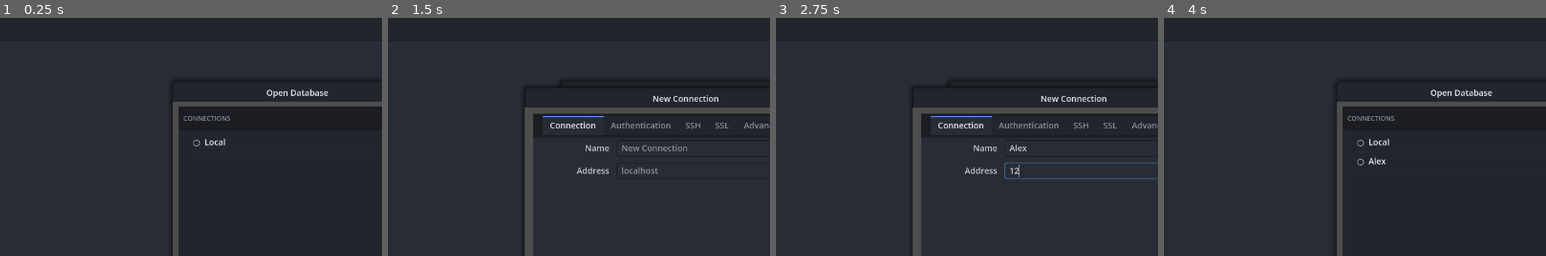
Above: before the commit, frames 1-4 (left to right).
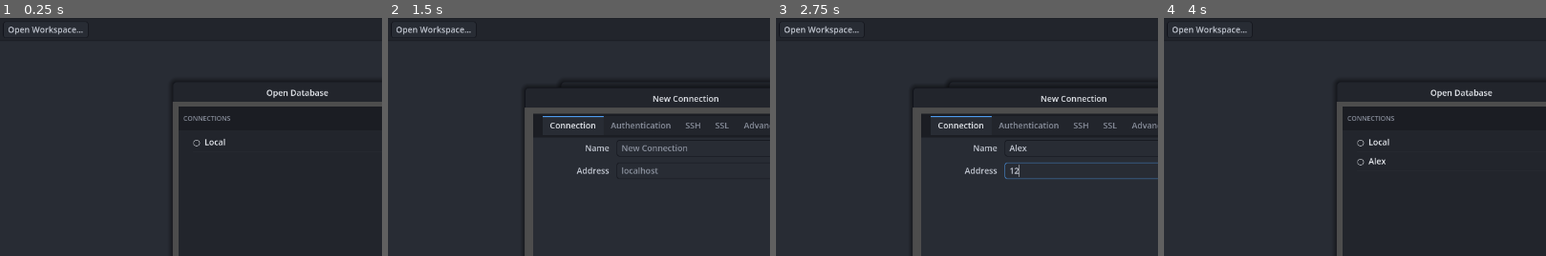
Above: after the commit, the same moments.

Repository: pierre-lehnen-rc/debris
Game: Godot game, scene res://source/ui/main.tscn
Same seed, same stepped clock (60 frames per second), same inputs: the game is played once before the commit and once after it.
Inputs (mouse positions are % of the whole screen's width and height, from its top left):
- Up to frame 1 (0.25 s): no input
- Up to frame 2 (1.5 s): click "Open Database…" at 0.5 s; click "+" at 1.25 s
- Up to frame 3 (2.75 s): click (55, 30) at 2.02 s; type "Alex" at 2.1 s; click (52, 34) at 2.25 s; type "12" at 2.33 s
- Up to frame 4 (4 s): click (17, 5) at 2.75 s, where only the run after the commit has a clickable "Open Workspace…"; click "Save" at 3.5 s
The pictures show only the part of the screen within x 11-61%, y 2-52%; the shares and areas given below are measured in that part.

The runs differ from the first frame. In frame 1, 0.3% of the frame differs, in the area x 2-22%, y 3-8%; in frame 2, 0.3%; in frame 3, 0.3%; in frame 4, 0.3%.

Commit message:
Add "Open Workspace" toolbar button and Rocket.Chat workspace picker
Introduces a Rocket.Chat workspace concept alongside Mongo databases:
- WorkspacePicker lists configured workspaces (add/edit/remove), mirroring
  the connection picker; WorkspaceDialog gathers name/URL/User ID/token.
- WorkspaceTab is a placeholder landing page, groundwork for the upcoming
  tailored API client.
- Wired into Main via a new toolbar button and File > Open Workspace; both
  database and workspace tabs share the (renamed) MainTabs container.

Co-Authored-By: Claude Opus 4.7 <noreply@anthropic.com>

Diff:
--- /dev/null
+++ b/client/source/ui/dialogs/workspace_dialog.gd
@@ -0,0 +1,82 @@
+class_name WorkspaceDialog
+extends Window
+
+## Add/Edit dialog for a Rocket.Chat workspace, modeled on the Mongo connection
+## dialog. It only gathers a config Dictionary (name, server URL and Personal
+## Access Token credentials) and emits `saved` / `updated`; actually talking to
+## the workspace's REST API comes later.
+
+signal saved(config: Dictionary)
+signal updated(index: int, config: Dictionary)
+
+@onready var _name_edit: LineEdit = %NameEdit
+@onready var _url_edit: LineEdit = %UrlEdit
+@onready var _user_id_edit: LineEdit = %UserIdEdit
+@onready var _token_edit: LineEdit = %TokenEdit
+@onready var _status: Label = %Status
+@onready var _save_btn: Button = %SaveBtn
+@onready var _cancel_btn: Button = %CancelBtn
+
+var _edit_index := -1  # >= 0 when editing an existing workspace
+
+
+func _ready() -> void:
+	_status.add_theme_color_override("font_color", AppTheme.TEXT_DIM)
+	_save_btn.add_theme_color_override("font_color", AppTheme.ACCENT)
+
+
+# Public API ------------------------------------------------------------------
+func open_new() -> void:
+	_reset()
+	_edit_index = -1
+	title = "New Workspace"
+	popup_centered(Vector2i(480, 280))
+
+
+func open_edit(index: int, config: Dictionary) -> void:
+	_reset()
+	_edit_index = index
+	title = "Edit Workspace"
+	_name_edit.text = config.get("name", "")
+	_url_edit.text = config.get("url", "")
+	_user_id_edit.text = config.get("user_id", "")
+	_token_edit.text = config.get("token", "")
+	popup_centered(Vector2i(480, 280))
+
+
+# Helpers ---------------------------------------------------------------------
+func _reset() -> void:
+	_name_edit.text = ""
+	_url_edit.text = ""
+	_user_id_edit.text = ""
+	_token_edit.text = ""
+	_status.text = ""
+
+
+func _gather() -> Dictionary:
+	var url := _url_edit.text.strip_edges()
+	var display_name := _name_edit.text.strip_edges()
+	if display_name.is_empty():
+		display_name = url
+	return {
+		"name": display_name,
+		"url": url,
+		"user_id": _user_id_edit.text.strip_edges(),
+		"token": _token_edit.text,
+	}
+
+
+# Actions ---------------------------------------------------------------------
+func _on_save() -> void:
+	if _url_edit.text.strip_edges().is_empty():
+		_status.text = "A server URL is required."
+		return
+	if _edit_index >= 0:
+		updated.emit(_edit_index, _gather())
+	else:
+		saved.emit(_gather())
+	hide()
+
+
+func _on_cancel() -> void:
+	hide()
--- /dev/null
+++ b/client/source/ui/dialogs/workspace_dialog.tscn
@@ -0,0 +1,104 @@
+[gd_scene format=3]
+
+[ext_resource type="Theme" path="res://source/ui/theme/app_theme.tres" id="1_theme"]
+[ext_resource type="Script" path="res://source/ui/dialogs/workspace_dialog.gd" id="2_wsdlg"]
+
+[node name="WorkspaceDialog" type="Window"]
+title = "New Workspace"
+size = Vector2i(480, 280)
+visible = false
+transient = true
+exclusive = true
+min_size = Vector2i(420, 260)
+theme = ExtResource("1_theme")
+script = ExtResource("2_wsdlg")
+
+[node name="Margin" type="MarginContainer" parent="."]
+anchors_preset = 15
+anchor_right = 1.0
+anchor_bottom = 1.0
+theme_override_constants/margin_left = 14
+theme_override_constants/margin_top = 10
+theme_override_constants/margin_right = 14
+theme_override_constants/margin_bottom = 12
+
+[node name="Col" type="VBoxContainer" parent="Margin"]
+layout_mode = 2
+theme_override_constants/separation = 12
+
+[node name="Grid" type="GridContainer" parent="Margin/Col"]
+layout_mode = 2
+size_flags_vertical = 3
+theme_override_constants/h_separation = 12
+theme_override_constants/v_separation = 10
+columns = 2
+
+[node name="NameLabel" type="Label" parent="Margin/Col/Grid"]
+custom_minimum_size = Vector2(120, 0)
+layout_mode = 2
+text = "Name"
+horizontal_alignment = 2
+
+[node name="NameEdit" type="LineEdit" parent="Margin/Col/Grid"]
+unique_name_in_owner = true
+layout_mode = 2
+size_flags_horizontal = 3
+placeholder_text = "New Workspace"
+
+[node name="UrlLabel" type="Label" parent="Margin/Col/Grid"]
+custom_minimum_size = Vector2(120, 0)
+layout_mode = 2
+text = "Server URL"
+horizontal_alignment = 2
+
+[node name="UrlEdit" type="LineEdit" parent="Margin/Col/Grid"]
+unique_name_in_owner = true
+layout_mode = 2
+size_flags_horizontal = 3
+placeholder_text = "https://your.rocket.chat"
+
+[node name="UserIdLabel" type="Label" parent="Margin/Col/Grid"]
+custom_minimum_size = Vector2(120, 0)
+layout_mode = 2
+text = "User ID"
+horizontal_alignment = 2
+
+[node name="UserIdEdit" type="LineEdit" parent="Margin/Col/Grid"]
+unique_name_in_owner = true
+layout_mode = 2
+size_flags_horizontal = 3
+
+[node name="TokenLabel" type="Label" parent="Margin/Col/Grid"]
+custom_minimum_size = Vector2(120, 0)
+layout_mode = 2
+text = "Access Token"
+horizontal_alignment = 2
+
+[node name="TokenEdit" type="LineEdit" parent="Margin/Col/Grid"]
+unique_name_in_owner = true
+layout_mode = 2
+size_flags_horizontal = 3
+secret = true
+
+[node name="Buttons" type="HBoxContainer" parent="Margin/Col"]
+layout_mode = 2
+theme_override_constants/separation = 8
+
+[node name="Status" type="Label" parent="Margin/Col/Buttons"]
+unique_name_in_owner = true
+layout_mode = 2
+size_flags_horizontal = 3
+
+[node name="SaveBtn" type="Button" parent="Margin/Col/Buttons"]
+unique_name_in_owner = true
+layout_mode = 2
+text = "Save"
+
+[node name="CancelBtn" type="Button" parent="Margin/Col/Buttons"]
+unique_name_in_owner = true
+layout_mode = 2
+text = "Cancel"
+
+[connection signal="close_requested" from="." to="." method="_on_cancel"]
+[connection signal="pressed" from="Margin/Col/Buttons/SaveBtn" to="." method="_on_save"]
+[connection signal="pressed" from="Margin/Col/Buttons/CancelBtn" to="." method="_on_cancel"]
--- /dev/null
+++ b/client/source/ui/dialogs/workspace_picker.gd
@@ -0,0 +1,170 @@
+class_name WorkspacePicker
+extends Window
+
+## Popup that lists the configured Rocket.Chat workspaces and lets the user open
+## one. Opened from the toolbar. Owns the runtime workspace list; add/edit are
+## delegated to the workspace dialog (routed through Main), remove is handled
+## inline. Picking a workspace emits `workspace_selected` so Main can open a
+## workspace tab for it.
+
+signal workspace_selected(workspace: Dictionary)
+signal add_workspace_requested()
+signal edit_workspace_requested(index: int, config: Dictionary)
+signal status_changed(text: String)
+
+const META_INDEX := "ws_index"
+const ICON_WORKSPACE := preload("res://source/ui/icons/database.svg")
+const ICON_SIZE := 16
+
+enum Action { OPEN, EDIT, REMOVE }
+
+@onready var _header: PanelContainer = %Header
+@onready var _title: Label = %Title
+@onready var _tree: Tree = %Tree
+@onready var _context_menu: PopupMenu = %ContextMenu
+@onready var _open_btn: Button = %OpenBtn
+
+var _menu_target := -1
+# Runtime list of workspace configs (added/edited via the workspace dialog).
+var _workspaces: Array = []
+
+
+func _ready() -> void:
+	# Seed a localhost workspace so there's something to start from.
+	_workspaces = [{
+		"name": "Local",
+		"url": "http://localhost:3000",
+		"user_id": "",
+		"token": "",
+	}]
+	_apply_style()
+	_populate()
+
+
+func open() -> void:
+	popup_centered(Vector2i(420, 420))
+	_open_btn.disabled = _selected_index() < 0
+
+
+# Public mutations (called by Main after the workspace dialog) -----------------
+func add_workspace(config: Dictionary) -> void:
+	_workspaces.append({
+		"name": config.get("name", "New Workspace"),
+		"url": config.get("url", ""),
+		"user_id": config.get("user_id", ""),
+		"token": config.get("token", ""),
+	})
+	_populate()
+
+
+func update_workspace(index: int, config: Dictionary) -> void:
+	if index < 0 or index >= _workspaces.size():
+		return
+	_workspaces[index] = {
+		"name": config.get("name", _workspaces[index]["name"]),
+		"url": config.get("url", _workspaces[index]["url"]),
+		"user_id": config.get("user_id", _workspaces[index].get("user_id", "")),
+		"token": config.get("token", _workspaces[index].get("token", "")),
+	}
+	_populate()
+
+
+func _apply_style() -> void:
+	var sb := AppTheme._flat(AppTheme.BG_DARKEST, 0)
+	sb.content_margin_left = 8
+	sb.content_margin_right = 6
+	sb.content_margin_top = 6
+	sb.content_margin_bottom = 6
+	_header.add_theme_stylebox_override("panel", sb)
+
+	_title.add_theme_color_override("font_color", AppTheme.TEXT_DIM)
+	_title.add_theme_font_size_override("font_size", 11)
+
+
+func _populate() -> void:
+	_tree.clear()
+	var root := _tree.create_item()
+	for wi in _workspaces.size():
+		var ws: Dictionary = _workspaces[wi]
+		var item := _tree.create_item(root)
+		item.set_text(0, ws["name"])
+		item.set_tooltip_text(0, ws["url"])
+		item.set_custom_color(0, AppTheme.TEXT_BRIGHT)
+		item.set_icon(0, ICON_WORKSPACE)
+		item.set_icon_max_width(0, ICON_SIZE)
+		item.set_icon_modulate(0, AppTheme.TEXT)
+		item.set_metadata(0, {META_INDEX: wi})
+
+
+## Wired in workspace_picker.tscn from the header "+" button.
+func _on_add_pressed() -> void:
+	add_workspace_requested.emit()
+
+
+# Selection / activation ------------------------------------------------------
+## The index of the workspace currently selected in the tree, or -1.
+func _selected_index() -> int:
+	var item := _tree.get_selected()
+	if item == null:
+		return -1
+	var meta: Dictionary = item.get_metadata(0)
+	return meta.get(META_INDEX, -1)
+
+
+func _on_item_selected() -> void:
+	_open_btn.disabled = _selected_index() < 0
+
+
+func _on_nothing_selected() -> void:
+	_open_btn.disabled = true
+
+
+func _on_item_activated() -> void:
+	_open_selected()
+
+
+func _on_open_pressed() -> void:
+	_open_selected()
+
+
+func _open_selected() -> void:
+	var index := _selected_index()
+	if index < 0:
+		return
+	workspace_selected.emit(_workspaces[index])
+	hide()
+
+
+# Context menu ----------------------------------------------------------------
+func _on_item_mouse_selected(_pos: Vector2, mouse_button_index: int) -> void:
+	if mouse_button_index != MOUSE_BUTTON_RIGHT:
+		return
+	_menu_target = _selected_index()
+	if _menu_target < 0:
+		return
+	_context_menu.clear()
+	_context_menu.add_item("Open Workspace", Action.OPEN)
+	_context_menu.add_item("Edit Workspace…", Action.EDIT)
+	_context_menu.add_separator()
+	_context_menu.add_item("Remove Workspace", Action.REMOVE)
+	_context_menu.reset_size()
+	# Embedded sub-windows position popups in the parent viewport's space.
+	_context_menu.position = Vector2i(_tree.get_global_mouse_position())
+	_context_menu.popup()
+
+
+func _on_context_action(id: int) -> void:
+	if _menu_target < 0 or _menu_target >= _workspaces.size():
+		return
+	match id:
+		Action.OPEN:
+			workspace_selected.emit(_workspaces[_menu_target])
+			hide()
+		Action.EDIT:
+			edit_workspace_requested.emit(_menu_target, _workspaces[_menu_target].duplicate(true))
+		Action.REMOVE:
+			var removed: String = _workspaces[_menu_target].get("name", "")
+			_workspaces.remove_at(_menu_target)
+			_populate()
+			_open_btn.disabled = true
+			status_changed.emit("Removed workspace '%s'" % removed)
--- /dev/null
+++ b/client/source/ui/dialogs/workspace_picker.tscn
@@ -0,0 +1,86 @@
+[gd_scene format=3]
+
+[ext_resource type="Theme" path="res://source/ui/theme/app_theme.tres" id="1_theme"]
+[ext_resource type="Script" path="res://source/ui/dialogs/workspace_picker.gd" id="2_wspick"]
+
+[node name="WorkspacePicker" type="Window"]
+title = "Open Workspace"
+size = Vector2i(420, 420)
+visible = false
+transient = true
+min_size = Vector2i(360, 320)
+theme = ExtResource("1_theme")
+script = ExtResource("2_wspick")
+
+[node name="Margin" type="MarginContainer" parent="."]
+anchors_preset = 15
+anchor_right = 1.0
+anchor_bottom = 1.0
+theme_override_constants/margin_left = 10
+theme_override_constants/margin_top = 8
+theme_override_constants/margin_right = 10
+theme_override_constants/margin_bottom = 10
+
+[node name="Box" type="VBoxContainer" parent="Margin"]
+layout_mode = 2
+theme_override_constants/separation = 8
+
+[node name="Panel" type="PanelContainer" parent="Margin/Box"]
+layout_mode = 2
+size_flags_vertical = 3
+
+[node name="Inner" type="VBoxContainer" parent="Margin/Box/Panel"]
+layout_mode = 2
+theme_override_constants/separation = 0
+
+[node name="Header" type="PanelContainer" parent="Margin/Box/Panel/Inner"]
+unique_name_in_owner = true
+layout_mode = 2
+
+[node name="Row" type="HBoxContainer" parent="Margin/Box/Panel/Inner/Header"]
+layout_mode = 2
+
+[node name="Title" type="Label" parent="Margin/Box/Panel/Inner/Header/Row"]
+unique_name_in_owner = true
+layout_mode = 2
+size_flags_horizontal = 3
+text = "WORKSPACES"
+
+[node name="AddBtn" type="Button" parent="Margin/Box/Panel/Inner/Header/Row"]
+layout_mode = 2
+tooltip_text = "New workspace"
+focus_mode = 0
+text = "+"
+
+[node name="Tree" type="Tree" parent="Margin/Box/Panel/Inner"]
+unique_name_in_owner = true
+layout_mode = 2
+size_flags_vertical = 3
+allow_rmb_select = true
+hide_root = true
+select_mode = 1
+
+[node name="Footer" type="HBoxContainer" parent="Margin/Box"]
+layout_mode = 2
+
+[node name="Spacer" type="Control" parent="Margin/Box/Footer"]
+layout_mode = 2
+size_flags_horizontal = 3
+
+[node name="OpenBtn" type="Button" parent="Margin/Box/Footer"]
+unique_name_in_owner = true
+layout_mode = 2
+disabled = true
+text = "Open Workspace"
+
+[node name="ContextMenu" type="PopupMenu" parent="."]
+unique_name_in_owner = true
+theme = ExtResource("1_theme")
+
+[connection signal="close_requested" from="." to="." method="hide"]
+[connection signal="pressed" from="Margin/Box/Panel/Inner/Header/Row/AddBtn" to="." method="_on_add_pressed"]
+[connection signal="item_activated" from="Margin/Box/Panel/Inner/Tree" to="." method="_on_item_activated"]
+[connection signal="item_selected" from="Margin/Box/Panel/Inner/Tree" to="." method="_on_item_selected"]
+[connection signal="nothing_selected" from="Margin/Box/Panel/Inner/Tree" to="." method="_on_nothing_selected"]
+[connection signal="item_mouse_selected" from="Margin/Box/Panel/Inner/Tree" to="." method="_on_item_mouse_selected"]
+[connection signal="id_pressed" from="ContextMenu" to="." method="_on_context_action"]
--- a/client/source/ui/main.gd
+++ b/client/source/ui/main.gd
@@ -1,13 +1,15 @@
 class_name Main
 extends Control
 
-## Application shell: menu bar, toolbar, a bottom-tabbed stack of database tabs,
-## and a status bar. Each database tab is bound to one database (its own
-## collection sidebar + query workspace). Databases are chosen from the
-## connection picker popup, opened from the toolbar or automatically when no
-## tabs are open. Layout lives in main.tscn (which also carries the theme).
+## Application shell: menu bar, toolbar, a bottom-tabbed stack of open tabs, and
+## a status bar. Tabs come in two kinds: a database tab (bound to one Mongo
+## database, with its own collection sidebar + query workspace) chosen from the
+## connection picker, and a Rocket.Chat workspace tab chosen from the workspace
+## picker. Both pickers open from the toolbar; the database picker also opens
+## automatically when no tabs are open. Layout lives in main.tscn (theme too).
 
 const DATABASE_TAB_SCENE := preload("res://source/ui/database/database_tab.tscn")
+const WORKSPACE_TAB_SCENE := preload("res://source/ui/workspace/workspace_tab.tscn")
 
 @onready var _background: ColorRect = %Background
 @onready var _file_menu: PopupMenu = %File
@@ -17,9 +19,11 @@
 @onready var _toolbar: PanelContainer = %Toolbar
 @onready var _status_bar: PanelContainer = %StatusBar
 @onready var _status_label: Label = %StatusLabel
-@onready var _tabs: TabContainer = %DatabaseTabs
+@onready var _tabs: TabContainer = %MainTabs
 @onready var _connection_dialog: ConnectionDialog = $ConnectionDialog
 @onready var _picker: ConnectionPicker = $ConnectionPicker
+@onready var _workspace_dialog: WorkspaceDialog = $WorkspaceDialog
+@onready var _workspace_picker: WorkspacePicker = $WorkspacePicker
 
 var _tab_counter := 0
 
@@ -45,6 +49,10 @@
 	_picker.open()
 
 
+func _open_workspace_picker() -> void:
+	_workspace_picker.open()
+
+
 # Database tabs ---------------------------------------------------------------
 func _on_database_selected(connection: Dictionary, database: String) -> void:
 	_open_database_tab(connection, database)
@@ -54,7 +62,7 @@
 	var tab: DatabaseTab = DATABASE_TAB_SCENE.instantiate()
 	tab.configure(connection, database)
 	tab.status_changed.connect(_on_status_changed)
-	tab.name = "ws_%d" % _tab_counter
+	tab.name = "db_%d" % _tab_counter
 	_tab_counter += 1
 	_tabs.add_child(tab)
 	var index := _tabs.get_tab_count() - 1
@@ -62,6 +70,26 @@
 	_tabs.set_tab_tooltip(index, "%s · %s" % [connection.get("name", ""), database])
 	_tabs.current_tab = index
 	_status_label.text = "Opened %s on %s" % [database, connection.get("name", "")]
+	return tab
+
+
+# Workspace tabs --------------------------------------------------------------
+func _on_workspace_selected(workspace: Dictionary) -> void:
+	_open_workspace_tab(workspace)
+
+
+func _open_workspace_tab(workspace: Dictionary) -> WorkspaceTab:
+	var tab: WorkspaceTab = WORKSPACE_TAB_SCENE.instantiate()
+	tab.configure(workspace)
+	tab.status_changed.connect(_on_status_changed)
+	tab.name = "ws_%d" % _tab_counter
+	_tab_counter += 1
+	_tabs.add_child(tab)
+	var index := _tabs.get_tab_count() - 1
+	_tabs.set_tab_title(index, tab.tab_title())
+	_tabs.set_tab_tooltip(index, workspace.get("url", ""))
+	_tabs.current_tab = index
+	_status_label.text = "Opened workspace %s" % workspace.get("name", "")
 	return tab
 
 
@@ -95,6 +123,25 @@
 	_status_label.text = "Updated connection '%s'" % config.get("name", "")
 
 
+# Workspace picker / dialog ---------------------------------------------------
+func _on_add_workspace_requested() -> void:
+	_workspace_dialog.open_new()
+
+
+func _on_edit_workspace_requested(index: int, config: Dictionary) -> void:
+	_workspace_dialog.open_edit(index, config)
+
+
+func _on_workspace_saved(config: Dictionary) -> void:
+	_workspace_picker.add_workspace(config)
+	_status_label.text = "Added workspace '%s'" % config.get("name", "")
+
+
+func _on_workspace_updated(index: int, config: Dictionary) -> void:
+	_workspace_picker.update_workspace(index, config)
+	_status_label.text = "Updated workspace '%s'" % config.get("name", "")
+
+
 # Menus / styling -------------------------------------------------------------
 func _on_file_menu(id: int) -> void:
 	match id:
@@ -102,6 +149,8 @@
 			_connection_dialog.open_new()
 		1:  # Open Database…
 			_open_picker()
+		2:  # Open Workspace…
+			_open_workspace_picker()
 		3:  # Quit
 			get_tree().quit()
 
@@ -134,6 +183,7 @@
 func _populate_menus() -> void:
 	_file_menu.add_item("New Connection…", 0)
 	_file_menu.add_item("Open Database…", 1)
+	_file_menu.add_item("Open Workspace…", 2)
 	_file_menu.add_separator()
 	_file_menu.add_item("Quit", 3)
 
--- a/client/source/ui/main.tscn
+++ b/client/source/ui/main.tscn
@@ -4,6 +4,8 @@
 [ext_resource type="Script" path="res://source/ui/main.gd" id="2_2lg2j"]
 [ext_resource type="PackedScene" path="res://source/ui/dialogs/connection_dialog.tscn" id="3_cdlg0"]
 [ext_resource type="PackedScene" path="res://source/ui/dialogs/connection_picker.tscn" id="4_pick0"]
+[ext_resource type="PackedScene" path="res://source/ui/dialogs/workspace_dialog.tscn" id="5_wsdlg"]
+[ext_resource type="PackedScene" path="res://source/ui/dialogs/workspace_picker.tscn" id="6_wspick"]
 
 [node name="Main" type="Control"]
 layout_mode = 3
@@ -56,7 +58,13 @@
 focus_mode = 0
 text = "Open Database…"
 
-[node name="DatabaseTabs" type="TabContainer" parent="Box"]
+[node name="OpenWsBtn" type="Button" parent="Box/Toolbar/Row"]
+unique_name_in_owner = true
+layout_mode = 2
+focus_mode = 0
+text = "Open Workspace…"
+
+[node name="MainTabs" type="TabContainer" parent="Box"]
 unique_name_in_owner = true
 layout_mode = 2
 size_flags_vertical = 3
@@ -76,7 +84,12 @@
 
 [node name="ConnectionPicker" parent="." instance=ExtResource("4_pick0")]
 
+[node name="WorkspaceDialog" parent="." instance=ExtResource("5_wsdlg")]
+
+[node name="WorkspacePicker" parent="." instance=ExtResource("6_wspick")]
+
 [connection signal="pressed" from="Box/Toolbar/Row/OpenDbBtn" to="." method="_open_picker"]
+[connection signal="pressed" from="Box/Toolbar/Row/OpenWsBtn" to="." method="_open_workspace_picker"]
 [connection signal="id_pressed" from="Box/MenuBar/File" to="." method="_on_file_menu"]
 [connection signal="saved" from="ConnectionDialog" to="." method="_on_connection_saved"]
 [connection signal="updated" from="ConnectionDialog" to="." method="_on_connection_updated"]
@@ -84,3 +97,9 @@
 [connection signal="add_connection_requested" from="ConnectionPicker" to="." method="_on_add_connection_requested"]
 [connection signal="edit_connection_requested" from="ConnectionPicker" to="." method="_on_edit_connection_requested"]
 [connection signal="status_changed" from="ConnectionPicker" to="." method="_on_status_changed"]
+[connection signal="saved" from="WorkspaceDialog" to="." method="_on_workspace_saved"]
+[connection signal="updated" from="WorkspaceDialog" to="." method="_on_workspace_updated"]
+[connection signal="workspace_selected" from="WorkspacePicker" to="." method="_on_workspace_selected"]
+[connection signal="add_workspace_requested" from="WorkspacePicker" to="." method="_on_add_workspace_requested"]
+[connection signal="edit_workspace_requested" from="WorkspacePicker" to="." method="_on_edit_workspace_requested"]
+[connection signal="status_changed" from="WorkspacePicker" to="." method="_on_status_changed"]
--- /dev/null
+++ b/client/source/ui/workspace/workspace_tab.gd
@@ -0,0 +1,45 @@
+class_name WorkspaceTab
+extends Control
+
+## One Rocket.Chat workspace tab, scoped to a single configured workspace. For
+## now it's a placeholder landing page showing the workspace's identity; the
+## tailored API-client tools (REST explorer, admin helpers, …) will be added
+## here later. Layout lives in workspace_tab.tscn.
+
+signal status_changed(text: String)
+
+@onready var _title: Label = %Title
+@onready var _url: Label = %Url
+@onready var _hint: Label = %Hint
+
+var _workspace: Dictionary = {}
+
+
+func _ready() -> void:
+	_title.add_theme_color_override("font_color", AppTheme.TEXT_BRIGHT)
+	_url.add_theme_color_override("font_color", AppTheme.TEXT)
+	_hint.add_theme_color_override("font_color", AppTheme.TEXT_DIM)
+	if not _workspace.is_empty():
+		_refresh()
+
+
+## Bind this tab to a workspace config. Safe to call before the node is in the
+## tree; the labels are filled in once the node is ready.
+func configure(workspace: Dictionary) -> void:
+	_workspace = workspace
+	if is_node_ready():
+		_refresh()
+
+
+func workspace() -> Dictionary:
+	return _workspace
+
+
+func tab_title() -> String:
+	var ws_name := String(_workspace.get("name", ""))
+	return ws_name if not ws_name.is_empty() else "(workspace)"
+
+
+func _refresh() -> void:
+	_title.text = String(_workspace.get("name", "(workspace)"))
+	_url.text = String(_workspace.get("url", ""))
--- /dev/null
+++ b/client/source/ui/workspace/workspace_tab.tscn
@@ -0,0 +1,39 @@
+[gd_scene format=3]
+
+[ext_resource type="Script" path="res://source/ui/workspace/workspace_tab.gd" id="1_ws"]
+
+[node name="WorkspaceTab" type="Control"]
+layout_mode = 3
+anchors_preset = 0
+anchor_right = 1.0
+anchor_bottom = 1.0
+script = ExtResource("1_ws")
+
+[node name="Center" type="CenterContainer" parent="."]
+layout_mode = 1
+anchors_preset = 15
+anchor_right = 1.0
+anchor_bottom = 1.0
+
+[node name="Box" type="VBoxContainer" parent="Center"]
+layout_mode = 2
+theme_override_constants/separation = 10
+alignment = 1
+
+[node name="Title" type="Label" parent="Center/Box"]
+unique_name_in_owner = true
+layout_mode = 2
+theme_override_font_sizes/font_size = 28
+text = "Workspace"
+horizontal_alignment = 1
+
+[node name="Url" type="Label" parent="Center/Box"]
+unique_name_in_owner = true
+layout_mode = 2
+horizontal_alignment = 1
+
+[node name="Hint" type="Label" parent="Center/Box"]
+unique_name_in_owner = true
+layout_mode = 2
+text = "Rocket.Chat workspace — API client tools coming soon."
+horizontal_alignment = 1
Not shown, added: client/source/ui/dialogs/workspace_dialog.gd.uid
Not shown, added: client/source/ui/dialogs/workspace_picker.gd.uid
Not shown, added: client/source/ui/workspace/workspace_tab.gd.uid
